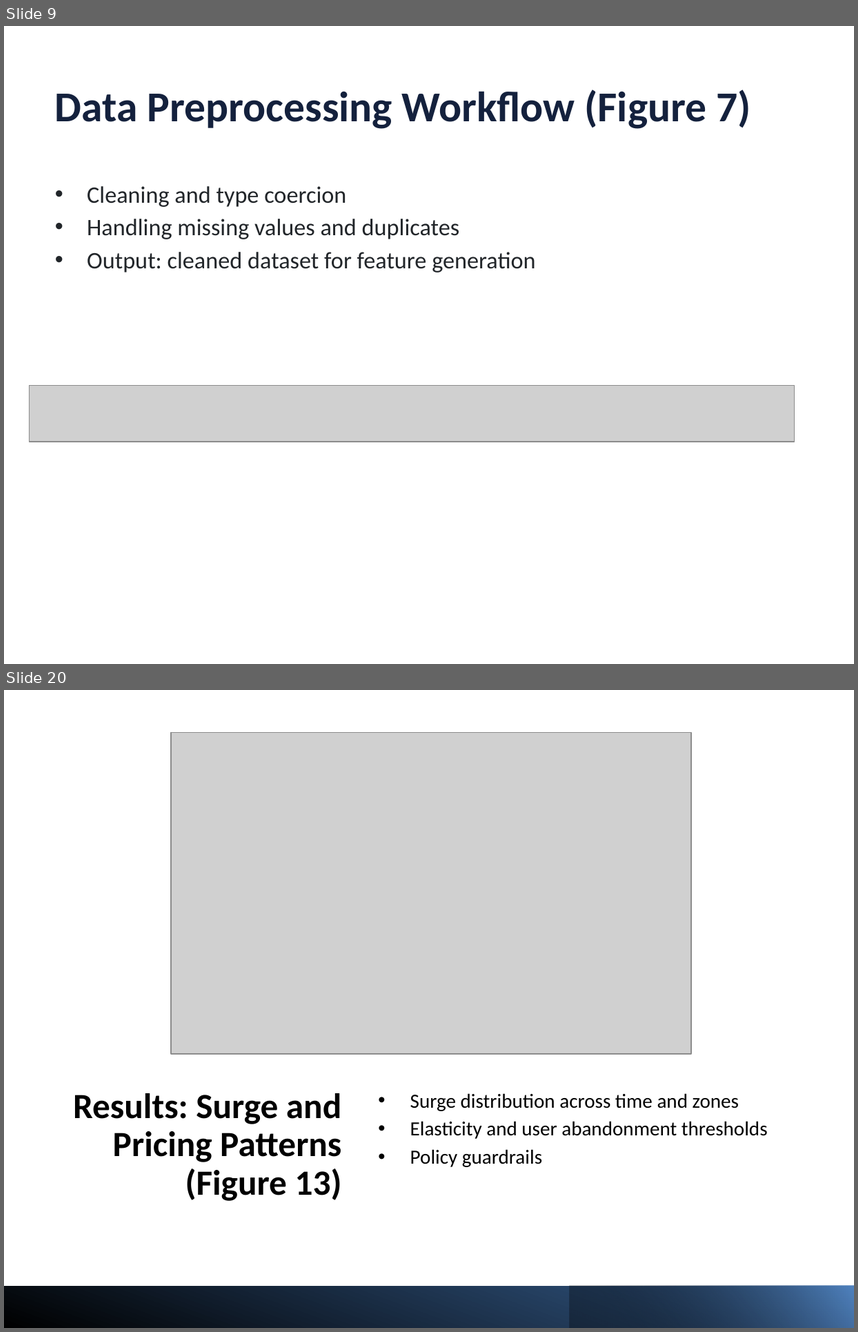
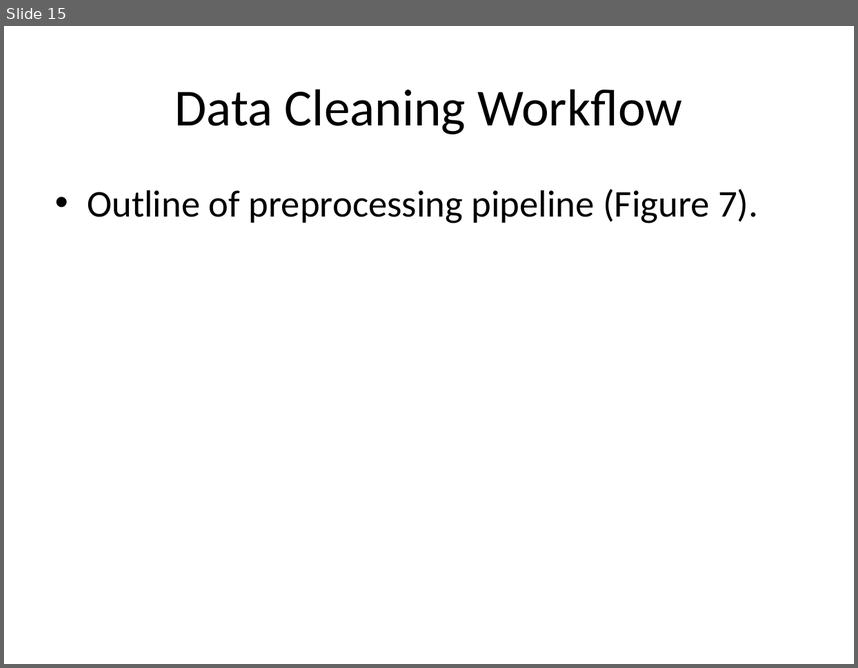
Before and after one commit to kangss1/Project-Uber, a slide deck: Thesis/Machine_Learning_Based_Forecasting_RideHailing_DelhiNCR.pptx. Shown one above the other, each under a label of ours: slides 9 and 20 before the commit, slide 15 after it; the slides between them are not shown. The pictures are 858x1332 and 858x668 pixels, drawn with LibreOffice and Linux fonts; fonts in the diff are those of the drawing; grey boxes stand for pictures. Boxes give left, top, right and bottom in pixels: in the first picture for what was removed or moved away, otherwise in the second. Text is boxed around its words. In the diff, an @@ line names an element or a change of style, - is before the commit and + after.

```diff
--- a/Thesis/Machine_Learning_Based_Forecasting_RideHailing_DelhiNCR.pptx
+++ b/Thesis/Machine_Learning_Based_Forecasting_RideHailing_DelhiNCR.pptx
@@ slide 20 removed at [4,690,854,1328], background #FFFFFF @@
@@ picture removed at [172,733,692,1054] @@
@@ title removed at [73,1093,342,1201] @@
-Results: Surge and Pricing Patterns (Figure 13)
@@ text removed at [410,1093,768,1167] @@
-• Surge distribution across time and zones
-• Elasticity and user abandonment thresholds
-• Policy guardrails
@@ rectangle removed at [4,1286,854,1328] @@
@@ rectangle removed at [570,1286,854,1328] @@
@@ what was slide 9 is now slide 15 @@
@@ slide 15 changed as well @@
@@ title at [175,89,682,134]: text changed; size 36 to 44 pt; text colour #14213D to #000000; bold off @@
-Data Preprocessing Workflow (Figure 7)
+Data Cleaning Workflow
@@ text at [87,189,758,223]: text changed; size 20 to 32 pt; text colour #212529 to #000000 @@
-• Cleaning and type coercion
-• Handling missing values and duplicates
-• Output: cleaned dataset for feature generation
+• Outline of preprocessing pipeline (Figure 7).
@@ picture removed at [30,385,795,441] @@
```
Also in this commit, not shown: 39 slides added, 23 other slides removed, 12 other files.
